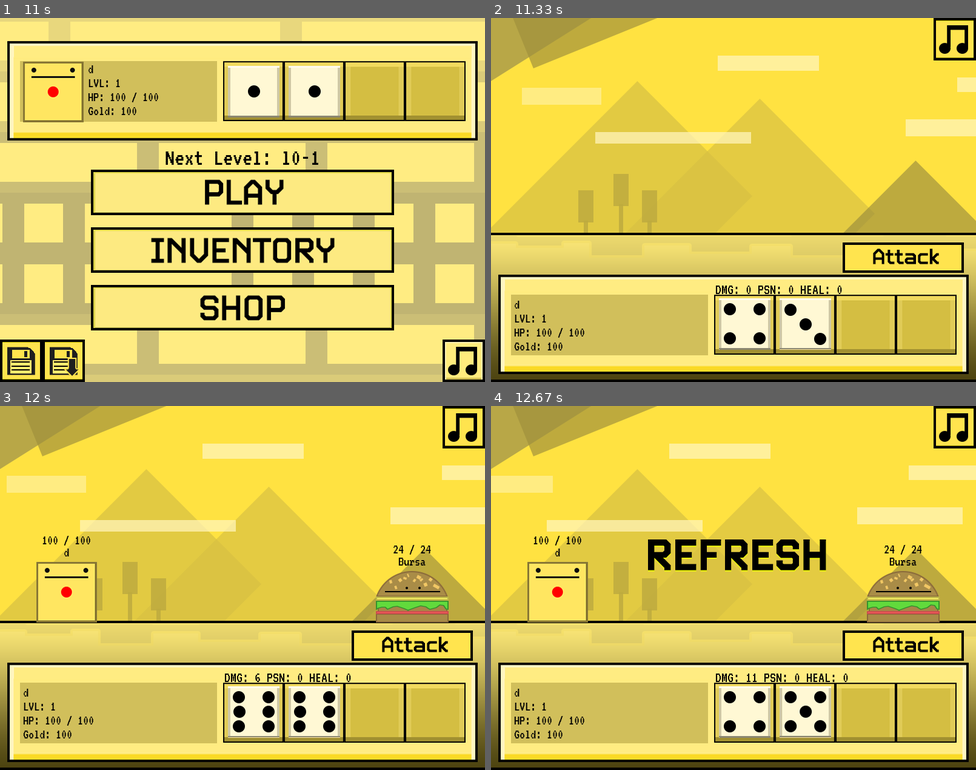
Above: before the commit, frames 1-4 (two rows, left to right).
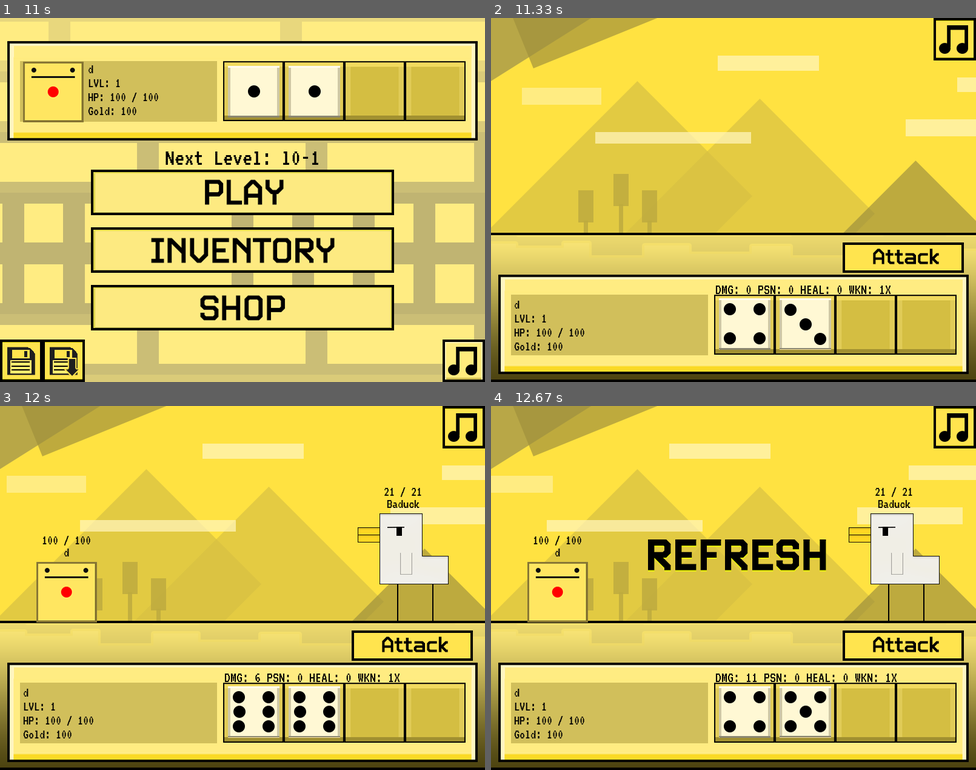
Above: after the commit, the same moments.

Repository: bloopsoup/DANGERdice
Game: pygame game, started from main.py
Two runs of this game, one before a commit and one after it. Both use one fixed random seed, a clock stepped at 60 frames per second and the inputs below.
Inputs (mouse positions are in pixels of both pictures, inside the frame that each line leads up to):
- Up to frame 1 (11 s): hold S 0.9-1.37 s; hold D 1.88-2.52 s; click (242, 207) at 2.6 s; click (19, 39) at 2.93 s; click (242, 261) at 3.27 s; click (213, 207) at 3.6 s; click (116, 312) at 3.93 s; click (271, 207) at 4.67 s; click (465, 360) at 5 s; move the mouse to (368, 65) at 5.28 s; click (368, 65) at 5.33 s; click (465, 360) at 6.17 s; click (421, 323) at 6.5 s; click (242, 207) at 7.33 s; click (242, 167) at 7.67 s; click (242, 119) at 8 s; hold D 8.28-8.75 s; tap Enter at 8.78 s; click (465, 360) at 9.17 s; click (198, 68) at 9.5 s; click (465, 360) at 10.4 s; hold S 10.68-10.98 s; tap F at 10.75 s
- Up to frame 2 (11.33 s): click (733, 192) at 11.07 s
- Up to frame 3 (12 s): hold A 11.35-11.75 s; tap F at 11.42, 11.72 s
- Up to frame 4 (12.67 s): hold S from 12.45 s (still down); tap F at 12.52 s

Frame 1 is identical in both runs. In frame 2, less than 0.1% of the frame differs, in the area x 73-83%, y 73-76%; in frame 3, 4.0%, in the area x 73-93%, y 22-76%; in frame 4, 4.0%.

Commit message:
a new tier and a new enemy w/ minor luck tweaking

Diff:
--- a/base.py
+++ b/base.py
@@ -221,6 +221,7 @@
 
         self.poison = 0
         self.divided = 1
+        self.blessed = 0
         self.dead = False
 
         self.font_size = 23
@@ -336,12 +337,15 @@
     def roll_die(self, index):
         """Roll the index die in your inventory."""
         if len(self.dice_set) > index and not self.dice_set[index].rolled:
-            return self.dice_set[index].roll()
+            value = self.dice_set[index].roll(failsafe=self.blessed)
+            if self.blessed > 0:
+                self.blessed -= 1
+            return value
 
     def roll_die_forced(self, index, number):
         """Roll the index die in your inventory where outcome is the specified side."""
         if len(self.dice_set) > index and not self.dice_set[index].rolled:
-            return self.dice_set[index].roll(number)
+            return self.dice_set[index].roll(failsafe=0, number=number)
 
     def needs_reset(self):
         """Have all the dice been rolled?"""
@@ -357,6 +361,7 @@
         """Removes all status elements."""
         self.poison = 0
         self.divided = 1
+        self.blessed = 0
 
     def die(self):
         """Kills the character. All status elements are removed."""
@@ -364,13 +369,15 @@
         self.dead = True
 
     # AI Behavior
-    # TODO:
-    # They know their dice and they know their health. From the Battle State, player health, current damage, poison
-    # should be inputted into the AI for future AI use.
-
-    def basic_ai(self):
-        """Returns the index of the die they want to roll randomly."""
-        if random.randint(0, 4) == 0:
+
+    def basic_ai(self, player_health, damage, poison, heal, weaken):
+        """Returns a random index value of the dice they want to roll. -1 signals ending a turn.
+        END CONDITIONS: 25% chance, guaranteed lethal, will weaken, heal 20, damage more than 20"""
+        if random.randint(0, 3) == 0 \
+                or max(damage, poison) >= player_health \
+                or weaken > 1 \
+                or heal >= 20 \
+                or damage > 30:
             return -1
         else:
             if not self.needs_reset():
@@ -419,7 +426,7 @@
     def __init__(self, files, x, y):
         super().__init__(files, x, y)
 
-        self.exp_needed = [0, 7, 8, 11, 13, 15, 17, 22]
+        self.exp_needed = [0, 7, 8, 11, 13, 15, 17, 22, 25, 30]
         self.exp = 0
 
         # PLAYER EXCLUSIVE
@@ -487,7 +494,11 @@
                      [random.randint(8, 11), 9, 60, ["basic3", "basic3", "basic2"],
                       [["Got any good places for food?",
                         "I know a good curry place.",
-                        "Ew."], "101", (0, 1)]]
+                        "Ew."], "101", (0, 1)]],
+                     [random.randint(10, 13), 10, 70, ["basic4", "basic3", "basic3"],
+                      [["It sure is hot over here.",
+                        "Then go home.",
+                        "No."], "101", (0, 1)]]
                      ]
 
         self.change_name("Aaron")
@@ -516,9 +527,14 @@
                      [random.randint(7, 9), 11, 60, ["basic2", "basic3", "divider3"],
                       [["You have to stop running.",
                         "Never!",
-                        "What is your end goal?",
+                        "What is even your end goal?",
                         "Beating the final boss.",
-                        "And then everything goes back to normal."], "10100", (0, 4)]]
+                        "And then everything goes back to normal."], "10100", (0, 4)]],
+                     [random.randint(10, 12), 12, 80, ["basic4", "basic3", "basic3", "divider3"],
+                      [["Why are you here?",
+                        "Sightseeing.",
+                        "I heard you can see idiots here.",
+                        "Rude."], "0110", (0, 4)]]
                      ]
 
         self.change_name("Dorita")
@@ -545,7 +561,10 @@
                         "Well, screw you then."], "101", (1, 5)]],
                      [random.randint(8, 11), 10, 100, ["basic2", "basic2", "heal1", "heal1"],
                       [["You have to fight me. ```````Unfortunate.",
-                        "No need to be an ass about it."], "10", (1, 5)]]
+                        "No need to be an ass about it."], "10", (1, 5)]],
+                     [random.randint(11, 13), 11, 120, ["basic3", "basic3"],
+                      [["I am way out of my element.",
+                        "And yet you are still picking fights."], "10", (1, 5)]]
                      ]
 
         self.change_name("Wally")
@@ -579,7 +598,10 @@
                       [["You should get that rash checked out.",
                         "What rash?",
                         "That red dot on your body.",
-                        "That's a birthmark dingus."], "1010", (0, 5)]]
+                        "That's a birthmark dingus."], "1010", (0, 5)]],
+                     [random.randint(11, 13), 10, 50, ["poison3", "poison3", "divider3"],
+                      [["Accept my friend request.",
+                        "I will later."], "10", (0, 5)]]
                      ]
 
         self.change_name("Baduck")
@@ -601,7 +623,8 @@
 
         self.tier = [[random.randint(5, 7), 6, 55, ["basic1", "multiplier1"], None],
                      [random.randint(6, 8), 7, 70, ["basic2", "multiplier2"], None],
-                     [random.randint(8, 11), 8, 80, ["basic2", "basic2", "multiplier2"], None]]
+                     [random.randint(8, 11), 8, 80, ["basic2", "basic2", "multiplier2"], None],
+                     [random.randint(11, 13), 10, 90, ["basic3", "multiplier3"], None]]
 
         self.change_name("migahexx.xml")
 
@@ -620,7 +643,8 @@
 
         self.tier = [[random.randint(8, 10), 30, 300, ["basic2", "basic2", "multiplier1", "multiplier1"], None],
                      [random.randint(10, 20), 40, 500, ["basic3", "multiplier1", "poison2", "poison2"], None],
-                     [random.randint(15, 25), 45, 800, ["basic3", "multiplier2", "heal2", "poison2"], None]]
+                     [random.randint(15, 25), 45, 800, ["basic3", "multiplier2", "heal2", "poison2"], None],
+                     [random.randint(25, 30), 50, 1000, ["basic4", "multiplier3", "heal3", "poison3"], None]]
 
         self.change_name("Shopkeeper")
 
@@ -640,7 +664,8 @@
 
         self.tier = [[random.randint(3, 4), 7, 10, ["basic1", "poison1", "heal1"], None],
                      [random.randint(6, 7), 9, 30, ["basic2", "poison2", "heal2", "divider2"], None],
-                     [random.randint(7, 9), 9, 40, ["basic2", "poison2", "heal2", "basic3"], None]]
+                     [random.randint(7, 9), 9, 40, ["basic2", "poison2", "heal2", "basic3"], None],
+                     [random.randint(10, 12), 9, 60, ["basic3", "poison3", "divider3", "basic3"], None]]
 
         self.change_name("Gamble Square")
 
@@ -658,7 +683,7 @@
         super().__init__(files, x, y)
         self.frame = 0.1
 
-        self.tier = [[random.randint(5, 6), 9, 40, ["basic1", "basic1", "heal1", "heal1"],
+        self.tier = [[random.randint(5, 6), 9, 40, ["basic1", "basic1", "heal1"],
                       [["Let me guess. `````````You want to fight.",
                         "I'll kill you."], "01", (1, 1)]],
                      [random.randint(6, 8), 8, 50, ["basic2", "basic2", "heal2"],
@@ -668,7 +693,11 @@
                      [random.randint(8, 11), 10, 70, ["basic3", "basic2", "basic1", "heal2"],
                       [["You should go skydiving",
                         "without a parachute. <3",
-                        "At least you're not outright saying it."], "110", (1, 1)]]
+                        "At least you're not outright saying it."], "110", (1, 1)]],
+                     [random.randint(11, 13), 11, 90, ["basic3", "basic3", "heal2"],
+                      [["I'll steal your heart",
+                        "literally.",
+                        "Oh no."], "110", (1, 1)]]
                      ]
 
         self.change_name("Ria")
@@ -697,7 +726,10 @@
                      [random.randint(7, 10), 9, 60, ["basic3", "basic2", "divider3"],
                       [["So are you getting the new album?",
                         "Hell no.",
-                        "So you do wanna die."], "101", (1, 4)]]
+                        "So you do wanna die."], "101", (1, 4)]],
+                     [random.randint(10, 12), 10, 80, ["basic4", "basic3", "divider3"],
+                      [["You built like a box.",
+                        "What?"], "10", (1, 4)]]
                      ]
 
         self.change_name("Wandre")
@@ -726,7 +758,11 @@
                      [random.randint(8, 11), 8, 40, ["basic2", "poison2", "poison3", "heal2"],
                       [["What type of flower am I?",
                         "The annoying type?",
-                        "Screw you."], "101", (0, 3)]]
+                        "..."], "101", (0, 3)]],
+                     [random.randint(11, 13), 9, 60, ["poison3", "poison3", "heal2"],
+                      [["Have you seen my cactus friend?",
+                        "He owes me lunch.",
+                        "Lunch?"], "110", (0, 3)]]
                      ]
 
         self.change_name("Cena")
@@ -755,7 +791,11 @@
                      [random.randint(7, 10), 9, 45, ["basic3", "basic2", "heal2"],
                       [["Money talks",
                         "and it looks like you have nothing to say.",
-                        "No need to rub it in."], "110", (0, 2)]]
+                        "No need to rub it in."], "110", (0, 2)]],
+                     [random.randint(11, 13), 10, 65, ["basic3", "basic3", "heal3"],
+                      [["I feel like I'm being cooked.",
+                        "And yet you still smell rancid.",
+                        "What about your breath?"], "101", (0, 2)]]
                      ]
 
         self.change_name("Bursa")
@@ -782,9 +822,13 @@
                       [["I wonder... ``````why do you fight?",
                         "...",
                         "I dunno."], "100", (1, 3)]],
-                     [random.randint(7, 9), 9, 20, ["basic2", "basic2", "multiplier3"],
+                     [random.randint(7, 9), 9, 40, ["basic2", "basic2", "multiplier3"],
                       [["You still seem stressed.",
-                        "It doesn't help that everyone's trying to fight me."], "10", (1, 3)]]
+                        "It doesn't help that everyone's trying to fight me."], "10", (1, 3)]],
+                     [random.randint(10, 12), 10, 60, ["basic3", "multiplier3"],
+                      [["I shall strike you down",
+                        "and you will know peace.",
+                        "Great."], "110", (1, 3)]]
                      ]
 
         self.change_name("Sosh")
@@ -797,6 +841,32 @@
         self.idle_run = random.choice(self.idle_anim)
 
 
+class Arca(Enemy):
+    """Sucks at fighting games. Will you let him beat you?"""
+
+    def __init__(self, files, x, y):
+        super().__init__(files, x, y)
+        self.frame = 0.09
+
+        self.tier = [[random.randint(2, 3), 8, 15, ["basic1", "basic1"],
+                      None],
+                     [random.randint(5, 6), 10, 25, ["basic1", "basic1"],
+                      None],
+                     [random.randint(7, 9), 12, 30, ["basic1", "basic1"],
+                      None],
+                     [random.randint(10, 12), 12, 50, ["basic1", "basic1"],
+                      None]
+                     ]
+
+        self.change_name("Arca")
+
+        self.idle_anim = [[0, 0, 0, 1, 2, 3, 3, 3, 2, 1, 0, 0, 0],
+                          [0, 0, 0, 4, 4, 0, 0, 4, 4, 0, 0, 0],
+                          [0, 0, 0, 5, 6, 7, 7, 7, 6, 5, 0, 0, 8, 9, 10, 10, 10, 9, 8, 0, 0, 0],
+                          [0, 0, 0, 11, 0, 0, 11, 0, 0, 0, 0, 0, 0]]
+        self.idle_run = random.choice(self.idle_anim)
+
+
 # Dice
 class Die(Base):
     """The DIE object is what players roll to deal damage to one another. Has sides and a
@@ -829,9 +899,10 @@
 
         self.rolled = False
 
-    def roll(self, number=None):
+    def roll(self, failsafe, number=None):
         """Rolls this die. If it is one, we return 0 since rolling a one immediately ends your turn.
-           If number is provided, die will always output that side."""
+           If number is provided, die will always output that side.
+           If failsafe > 0, a rolled one gets changed to the value of the die's fifth side."""
         self.rolled = True
 
         # Set the image accordingly
@@ -845,7 +916,11 @@
 
         # Check for a one
         if value == 1 and not self.safe:
-            return 0
+            if failsafe > 0:
+                self.image = self.images[4]
+                return self.sides[4] * self.multiple
+            else:
+                return 0
         else:
             return value * self.multiple
 
--- a/main.py
+++ b/main.py
@@ -57,6 +57,7 @@
                           "wandre": Spritesheet(load_c("wandre100x160x3x5.png"), 100, 160, 3, 5),
                           "cena": Spritesheet(load_c("cena190x100x3x5.png"), 190, 100, 3, 5),
                           "sosh": Spritesheet(load_c("sosh70x140x3x5.png"), 70, 140, 3, 5),
+                          "arca": Spritesheet(load_c("arca160x110x3x5.png"), 160, 110, 3, 5),
                           "portrait1": Spritesheet(load_c("chat100x2x6.png"), 100, 100, 2, 6),
                           "button": Spritesheet(load_b("1button70x3x6.png"), 70, 70, 3, 6),
                           "button2": Spritesheet(load_b("2button75x500x6x3.png"), 75, 500, 6, 3),
@@ -132,15 +133,15 @@
            Levels are grouped into stages where a stage dictates the tier of the generated enemy.
            Each stage ends with a boss fight. Sometimes after a level, you can get extra die loot."""
 
-        enemies = ["aaron", "bursa", "cena", "dorita", "duck", "square", "wandre", "sosh"]
+        enemies = ["aaron", "bursa", "cena", "dorita", "duck", "square", "wandre", "sosh", "arca"]
         bosses = ["wally", "ria"]
 
-        number_of_levels = [4, 4, 4]
+        number_of_levels = [4, 4, 4, 4]
         previous = None
 
         state_data = []
 
-        for i in range(3):
+        for i in range(4):
             tmp = enemies[:]
             tmp2 = bosses[:]
             for j in range(number_of_levels[i]):
@@ -308,7 +309,8 @@
                      "wandre": 'Wandre(Control.sheets["wandre"].load_all_images(), -300, -300)',
                      "cena": 'Cena(Control.sheets["cena"].load_all_images(), -300, -300)',
                      "bursa": 'Bursa(Control.sheets["bursa"].load_all_images(), -300, -300)',
-                     "sosh": 'Sosh(Control.sheets["sosh"].load_all_images(), -300, -300)'}
+                     "sosh": 'Sosh(Control.sheets["sosh"].load_all_images(), -300, -300)',
+                     "arca": 'Arca(Control.sheets["arca"].load_all_images(), -300, -300)'}
 
     # Note that player is a 100px x 100px png
     player = None
@@ -335,7 +337,7 @@
         State.player.dice_set = [State.gen_dice("basic1"), State.gen_dice("basic1")]
 
         # TODO
-        # State.player.inventory = [State.gen_dice(i) for i in random.choices(list(State.dice_catalog.keys()), k=50)]
+        State.player.inventory = [State.gen_dice(i) for i in random.choices(list(State.dice_catalog.keys()), k=50)]
 
     @staticmethod
     def center(text_surface):
@@ -1199,9 +1201,10 @@
 class Shop(State):
     """Where the player can purchase dice. Dice are added directly to the inventory."""
     tier = [
-        [["basic2", "poison1", "poison1"], False],
         [["basic2", "poison1", "heal1"], False],
-        [["basic3", "poison2", "basic2"], False]
+        [["basic2", "poison1", "heal2"], False],
+        [["basic3", "poison2", "basic2"], False],
+        [["basic3", "divider2", "multiplier1"], False]
     ]
     storage = {
         "p0-0": tier[0],
@@ -1229,7 +1232,16 @@
         "p2-2": tier[2],
         "l2-2": tier[2],
         "p2-3": tier[2],
-        "l2-3": tier[2]
+        "l2-3": tier[2],
+
+        "p3-0": tier[3],
+        "l3-0": tier[3],
+        "p3-1": tier[3],
+        "l3-1": tier[3],
+        "p3-2": tier[3],
+        "l3-2": tier[3],
+        "p3-3": tier[3],
+        "l3-3": tier[3]
     }
 
     inventory = []
@@ -1552,7 +1564,9 @@
     tier = [
         ["basic1", "basic1", "basic1", "basic1", "basic1", "basic2", "poison1", "poison1"],
         ["basic1", "basic1", "basic1", "basic1", "basic2", "poison1", "poison1", "poison2", "heal1"],
-        ["basic1", "basic1", "basic1", "basic1", "basic2", "basic2", "basic3", "poison1", "poison1", "poison2"]
+        ["basic1", "basic1", "basic1", "basic1", "basic2", "basic2", "basic3", "poison1", "poison1", "poison2"],
+        ["basic1", "basic1", "basic2", "basic2", "basic2", "basic3", "basic3", "poison1", "poison1",  "poison2",
+         "multiplier1", "divider1"]
     ]
     storage = {
         "p0-0": tier[0],
@@ -1580,7 +1594,16 @@
         "p2-2": tier[2],
         "l2-2": tier[2],
         "p2-3": tier[2],
-        "l2-3": tier[2]
+        "l2-3": tier[2],
+
+        "p3-0": tier[3],
+        "l3-0": tier[3],
+        "p3-1": tier[3],
+        "l3-1": tier[3],
+        "p3-2": tier[3],
+        "l3-2": tier[3],
+        "p3-3": tier[3],
+        "l3-3": tier[3]
     }
 
     def __init__(self):
@@ -1714,8 +1737,9 @@
         # Fonts
         self.font = fonts[0]
         self.big_font = fonts[3]
-        self.text_damage = self.font.render("DMG: {0} PSN: {1} HEAL: {2}".format(
-            self.damage // self.turn_player.divided, self.poison_damage, self.heal_value), True, (0, 0, 0))
+        self.text_damage = self.font.render("DMG: {0} PSN: {1} HEAL: {2} WKN: {3}X".format(
+            self.damage // self.turn_player.divided, self.poison_damage, self.heal_value,
+            self.weaken_attack), True, (0, 0, 0))
         self.text_reward = ""
 
     def cleanup(self):
@@ -1800,6 +1824,8 @@
         self.enemy.display_mode("")
         self.enemy.health_display(True)
         self.enemy.reset_dice()
+
+        self.turn_player.blessed = random.randint(1, 4)
 
     def handle_event(self, event):
         """Handles events in this state. In this case, handles battling which comes with
@@ -1875,8 +1901,9 @@
         self.status_timer.update(dt)
 
         # Show current damage
-        self.text_damage = self.font.render("DMG: {0} PSN: {1} HEAL: {2}".format(
-            self.damage // self.turn_player.divided, self.poison_damage, self.heal_value), True, (0, 0, 0))
+        self.text_damage = self.font.render("DMG: {0} PSN: {1} HEAL: {2} WKN: {3}X".format(
+            self.damage // self.turn_player.divided, self.poison_damage, self.heal_value,
+            self.weaken_attack), True, (0, 0, 0))
         if self.turn_player == self.player:
             surface.blit(self.text_damage, (370, 435))
         else:
@@ -1900,7 +1927,8 @@
         if not self.active_dice:
             return
 
-        current = self.enemy.basic_ai()
+        current = self.enemy.basic_ai(self.player.current, self.damage, self.poison_damage, self.heal_value,
+                                      self.weaken_attack)
         if current == -1:
             self.end_turn()
         else:
@@ -1963,6 +1991,9 @@
         self.damage //= self.turn_player.divided
         self.turn_player.divided = 1
 
+        # Get rid of blessed status
+        self.turn_player.blessed = 0
+
         # Deduct health from the other side
         if self.turn_player == self.player:
             self.enemy.current -= self.damage
@@ -2006,6 +2037,9 @@
                                  Control.sheets["button4"].load_some_images(0, 0, 3),
                                  True, self.end_turn, 1, Button, (580, 370))
             self.timer.deactivate()
+
+            # A little rigging
+            self.turn_player.blessed = random.randint(1, 4)
         else:
             self.canvas.delete_element(1)
             self.canvas.add_static_element(load_s("ehub0.png"), 2, 0, 0)
@@ -2086,7 +2120,7 @@
         handle_sound("poison.mp3")
 
         self.turn_player.current -= self.turn_player.poison
-        self.turn_player.poison //= 2
+        self.turn_player.poison -= 1
 
         self.flash_timer.activate(0.5)
         self.flash = -1
--- a/utils.py
+++ b/utils.py
@@ -1,6 +1,5 @@
 import sys
 import os
-import pickle
 import pygame
 
 
Not shown, changed: README.md
Binary file added: assets/characters/arca160x110x3x5.png
Binary file added: assets/screens/3.png
Binary file added: assets/screens/cloud3.png
